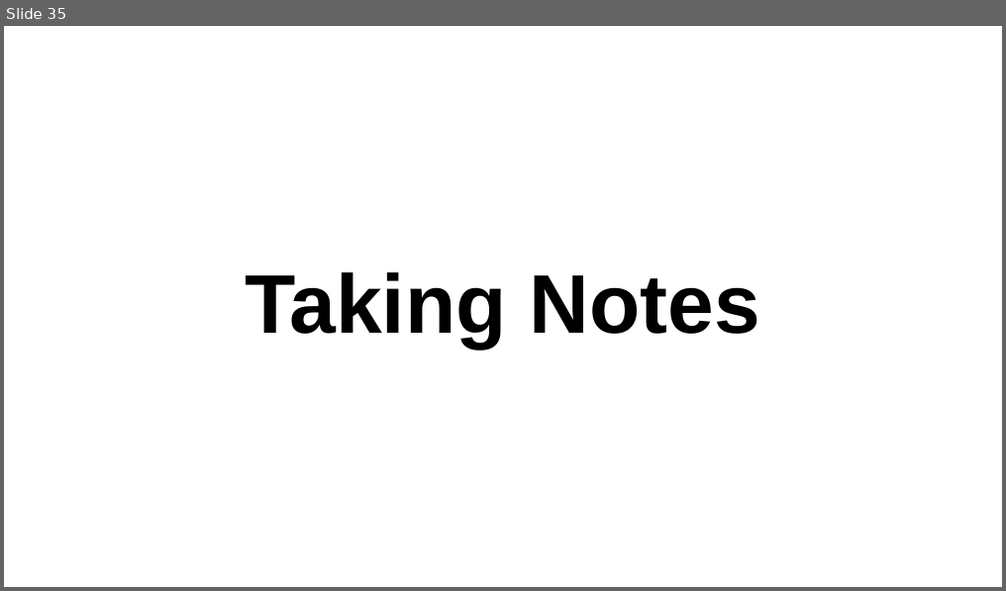
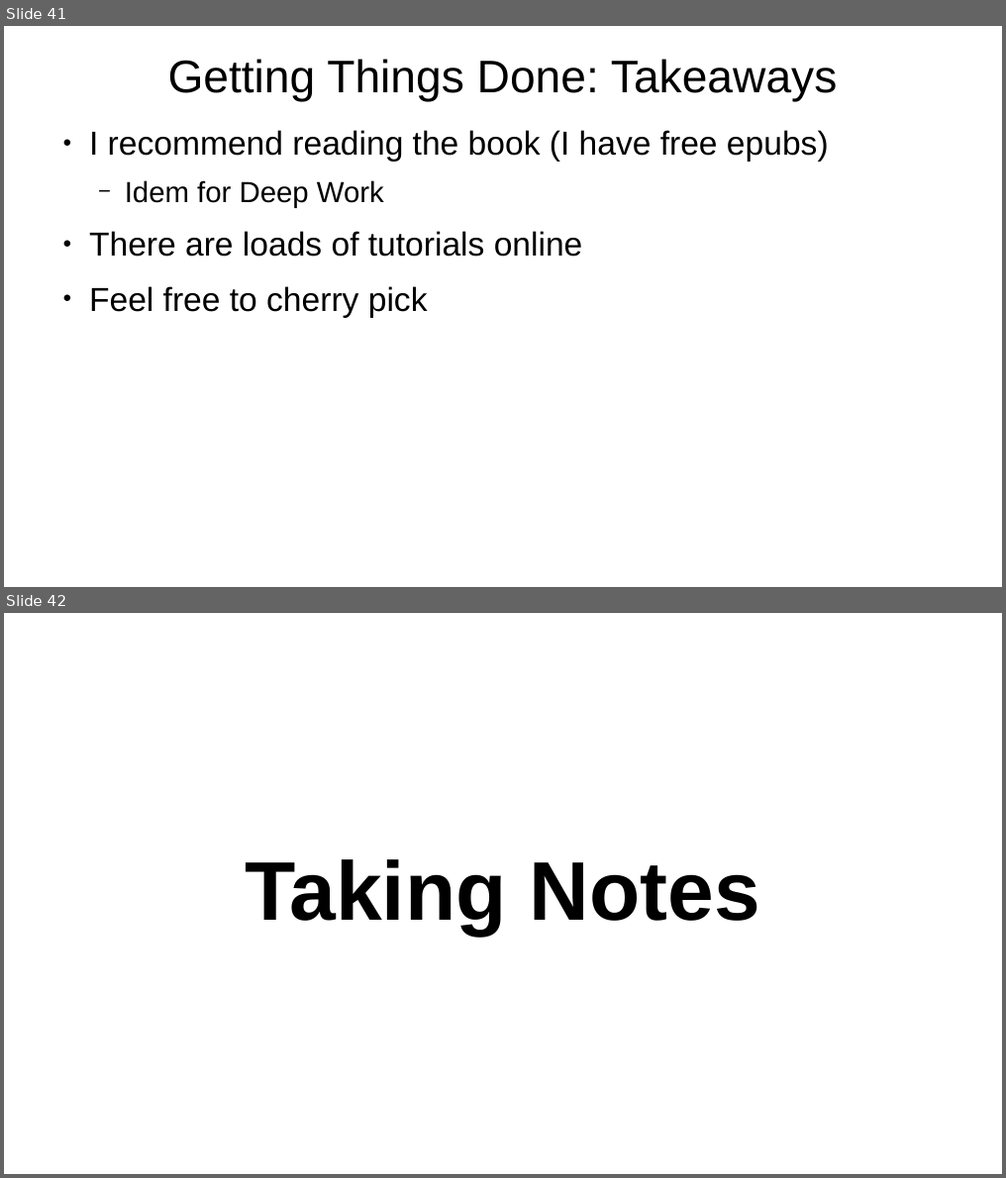
Before and after one commit to arnegevaert/SC26, a slide deck: personal_effectiveness.odp. Shown one above the other, each under a label of ours: slide 35 before the commit, slides 41 and 42 after it. The pictures are 1006x591 and 1006x1178 pixels, drawn with LibreOffice and Linux fonts; fonts in the diff are those of the drawing. Boxes give left, top, right and bottom in pixels: in the first picture for what was removed or moved away, otherwise in the second. Text is boxed around its words. In the diff, an @@ line names an element or a change of style, - is before the commit and + after.

```diff
--- a/personal_effectiveness.odp
+++ b/personal_effectiveness.odp
@@ slide 41 added at [4,26,1002,587], background #FFFFFF @@
@@ title added at [168,59,837,102], 44 pt, text #000000 @@
+Getting Things Done: Takeaways
@@ text added at [89,130,829,318], 32 pt, text #000000 @@
+● I recommend reading the book (I have free epubs)
+  − Idem for Deep Work
+● There are loads of tutorials online
+● Feel free to cherry pick
@@ what was slide 35 is now slide 42 @@
```
Also in this commit, not shown: 7 slides changed, 13 other slides added, 5 slides removed.
